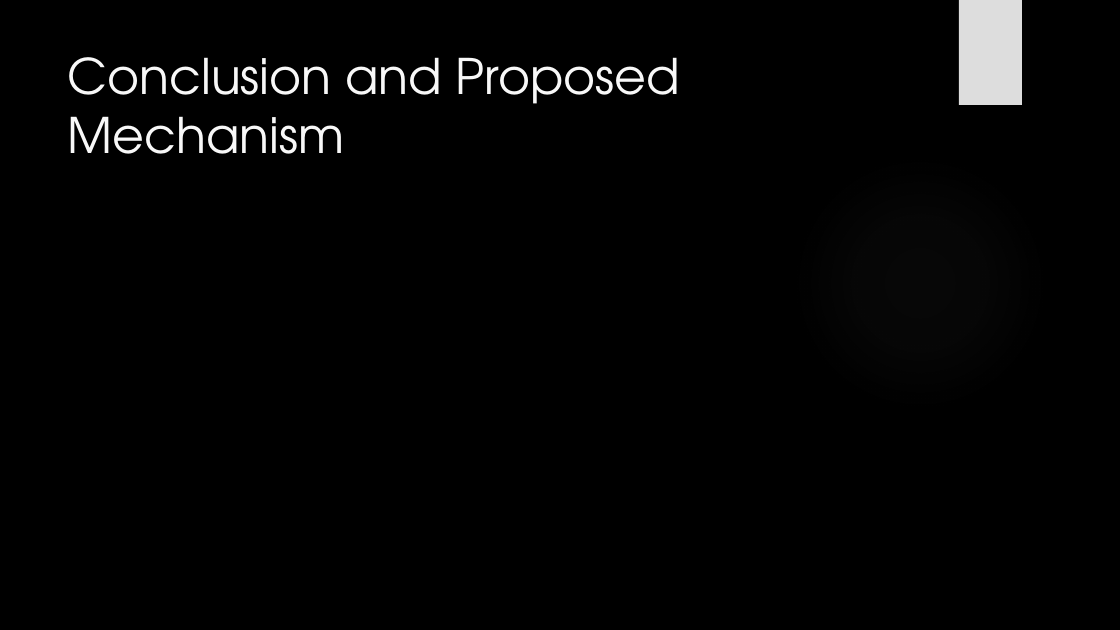
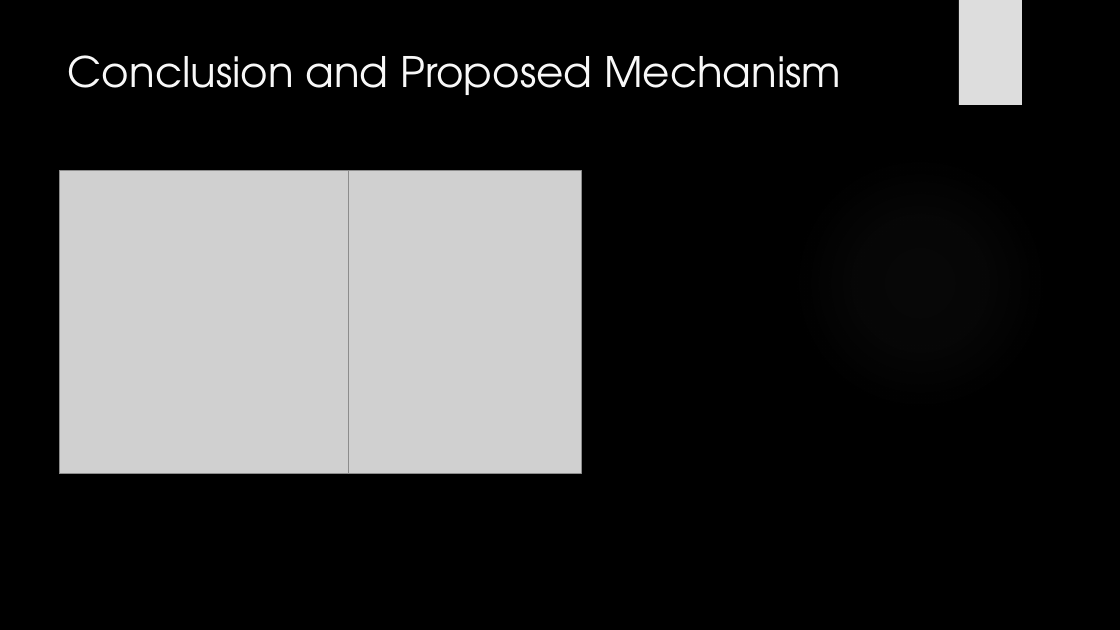
Before and after one commit to HarleyRobinson/Honours2, a slide deck: slide 13 of BackgroundInfo/JCslides.pptx (slide 12 before the commit). Drawn at 1120x630 pixels with LibreOffice and Linux fonts; fonts in the diff are those of the drawing; grey boxes stand for pictures; background and template pictures are left out. Boxes give left, top, right and bottom in pixels: in the first picture for what was removed or moved away, otherwise in the second. Text is boxed around its words. In the diff, an @@ line names an element or a change of style, - is before the commit and + after.

```diff
--- a/BackgroundInfo/JCslides.pptx
+++ b/BackgroundInfo/JCslides.pptx
@@ title "Conclusion and Proposed Mechanism" at bbox=[68, 55, 841, 95]: size 42 to 36 pt @@
@@ picture added at bbox=[60, 171, 349, 474] @@
@@ picture added at bbox=[348, 171, 581, 474] @@
```
Also in this commit, not shown: 5 other slides changed, 2 slides added, 1 slide removed, 2 other files.
